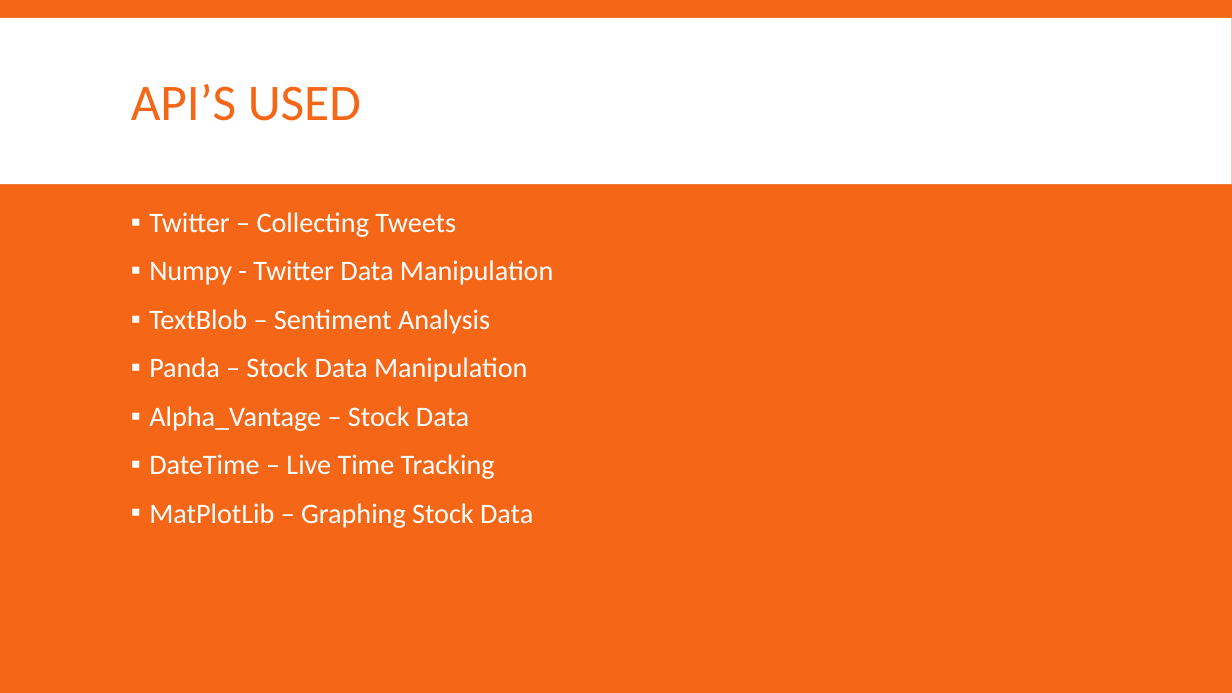
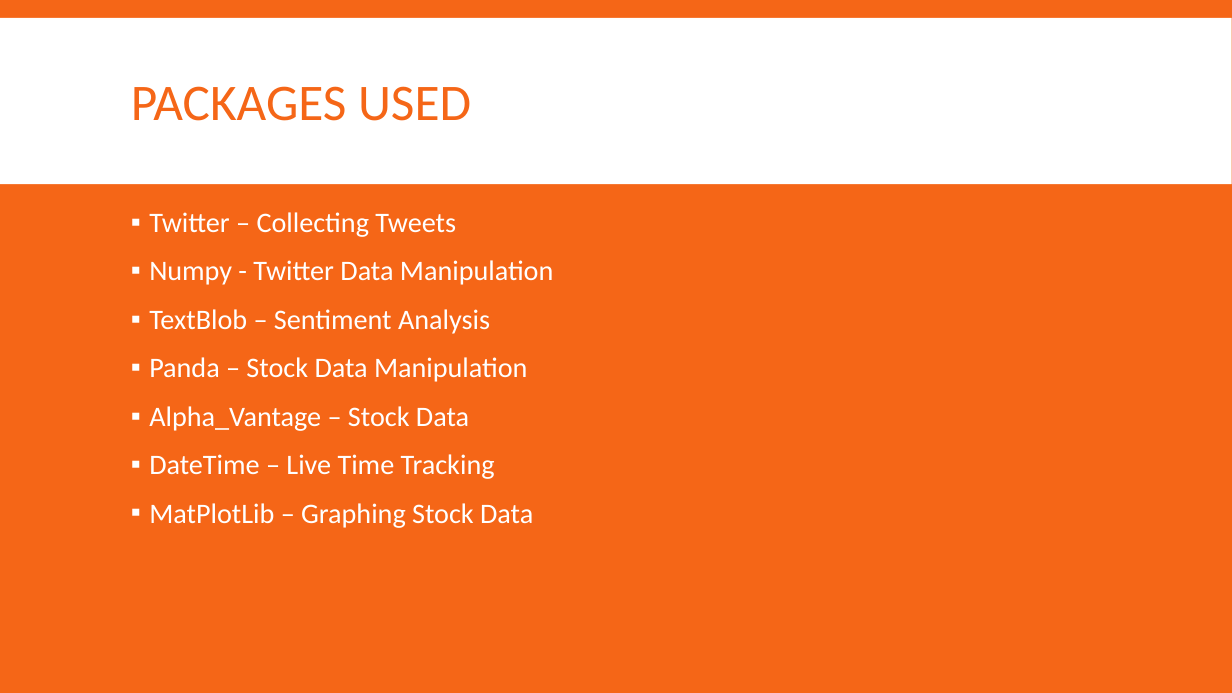
Before and after one commit to dcheung15/DataMiningProject, a slide deck: slide 4 of Powerpoint/Final Project.pptx. Drawn at 1232x693 pixels with LibreOffice and Linux fonts; fonts in the diff are those of the drawing. Boxes give left, top, right and bottom in pixels: in the first picture for what was removed or moved away, otherwise in the second. Text is boxed around its words. In the diff, an @@ line names an element or a change of style, - is before the commit and + after.

Commit message:
FINAL VERSION

```diff
--- a/Powerpoint/Final Project.pptx
+++ b/Powerpoint/Final Project.pptx
@@ title at <box>131,86,471,121</box>: text changed @@
-API’S USED
+PACKAGES USED
```
Also in this commit, not shown: 1 other slide changed.
